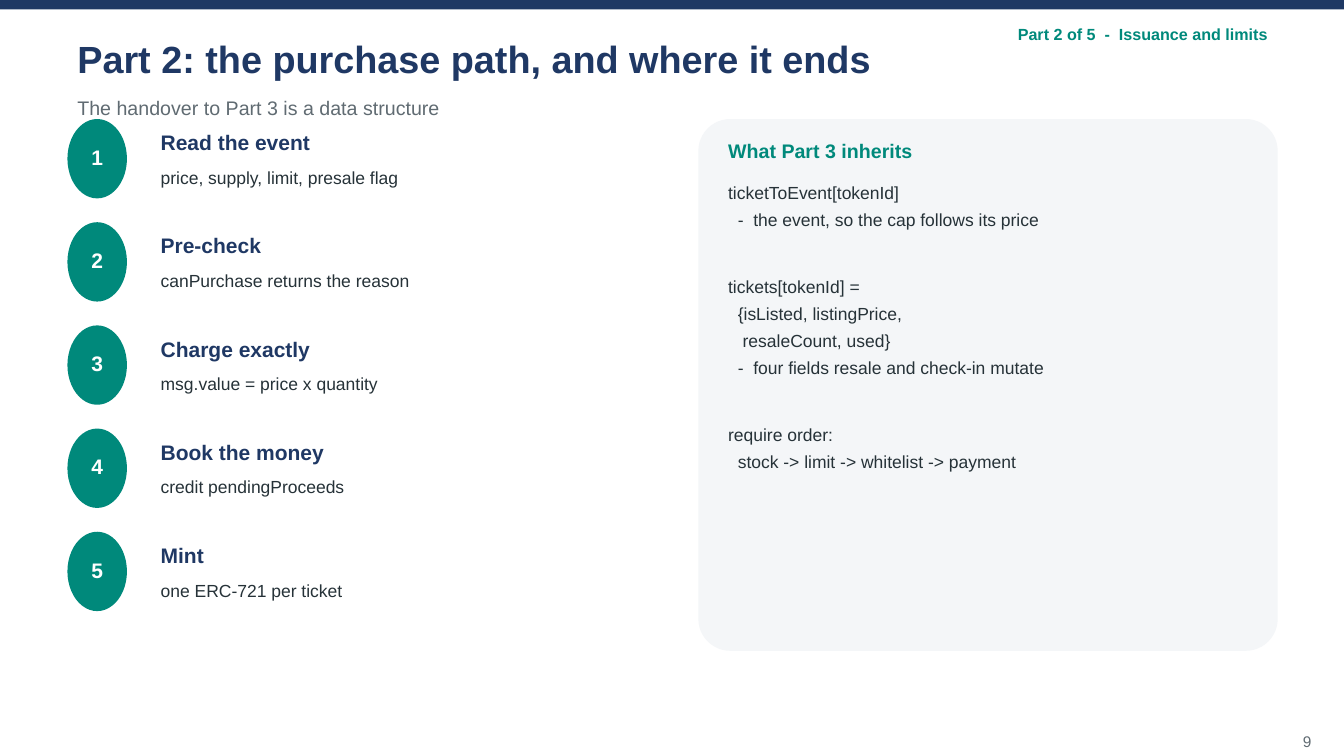
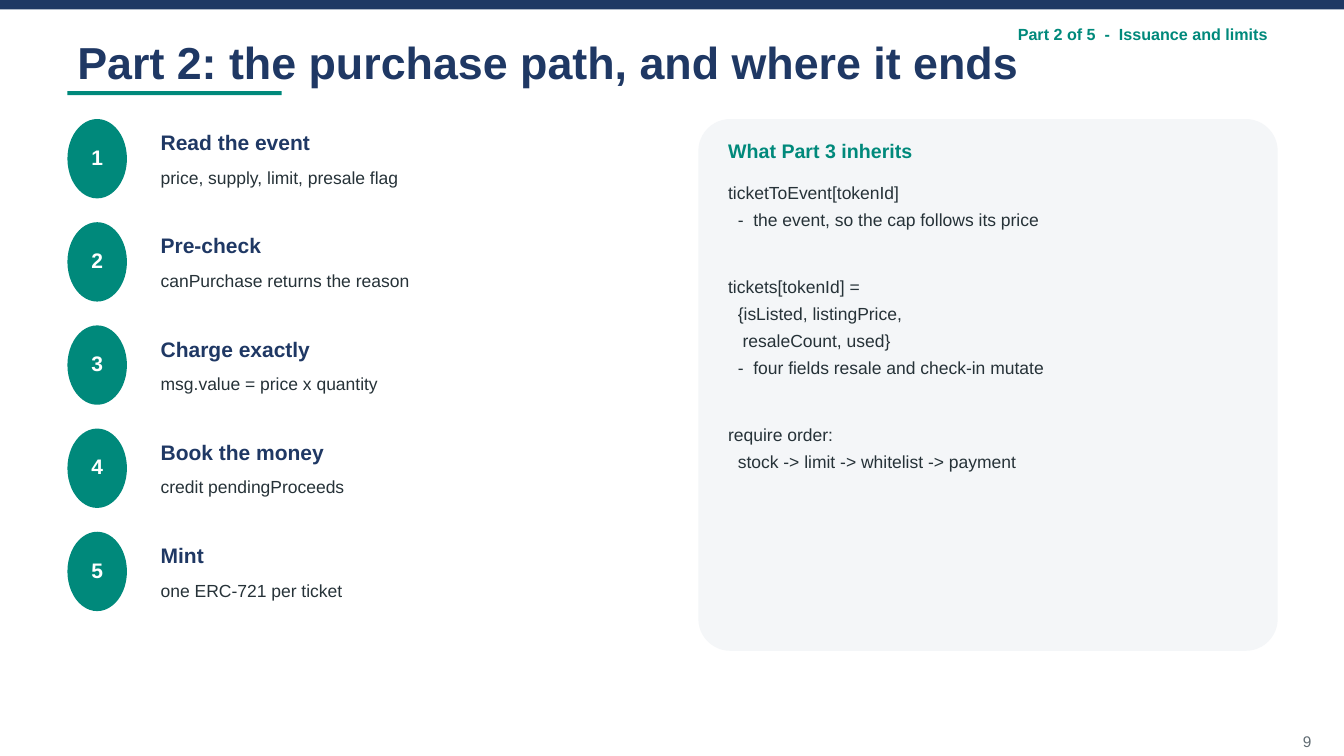
Before and after one commit to wangzai-dao/FTEC5520_AntiScalping, a slide deck: slide 9 of presentation/final_presentation.pptx. Drawn at 1344x756 pixels with LibreOffice and Linux fonts; fonts in the diff are those of the drawing. Boxes give left, top, right and bottom in pixels: in the first picture for what was removed or moved away, otherwise in the second. Text is boxed around its words. In the diff, an @@ line names an element or a change of style, - is before the commit and + after.

Commit message:
Remove the subtitle line under every slide title
The grey kicker under each title ('No page builds a raw transaction', 'Every
negative case is forced on chain', ...) is gone. In its place a short rule in the
part colour sits under the title, so the title band still reads as a band without
repeating the headline in smaller type.

Titles grow by 2 pt to fill the space: 32 / 29 / 26 pt by length (was 30 / 27 / 24).
title_bar() keeps the kicker argument so call sites did not change; it is simply
no longer drawn.

```diff
--- a/presentation/final_presentation.pptx
+++ b/presentation/final_presentation.pptx
@@ text "Part 2: the purchase path, ..." at box(77, 46, 1018, 88): size 27 to 32 pt @@
@@ rectangle added at box(68, 92, 282, 96), fill #00897B @@
@@ text removed at box(77, 101, 439, 120) @@
-The handover to Part 3 is a data structure
```
Also in this commit, not shown: 15 other slides changed, 1 other file.
